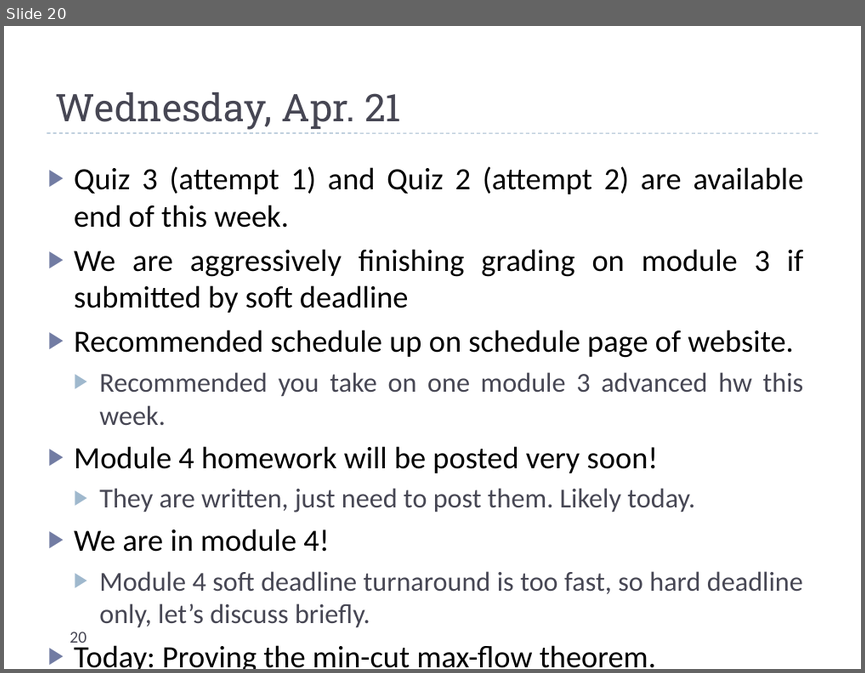
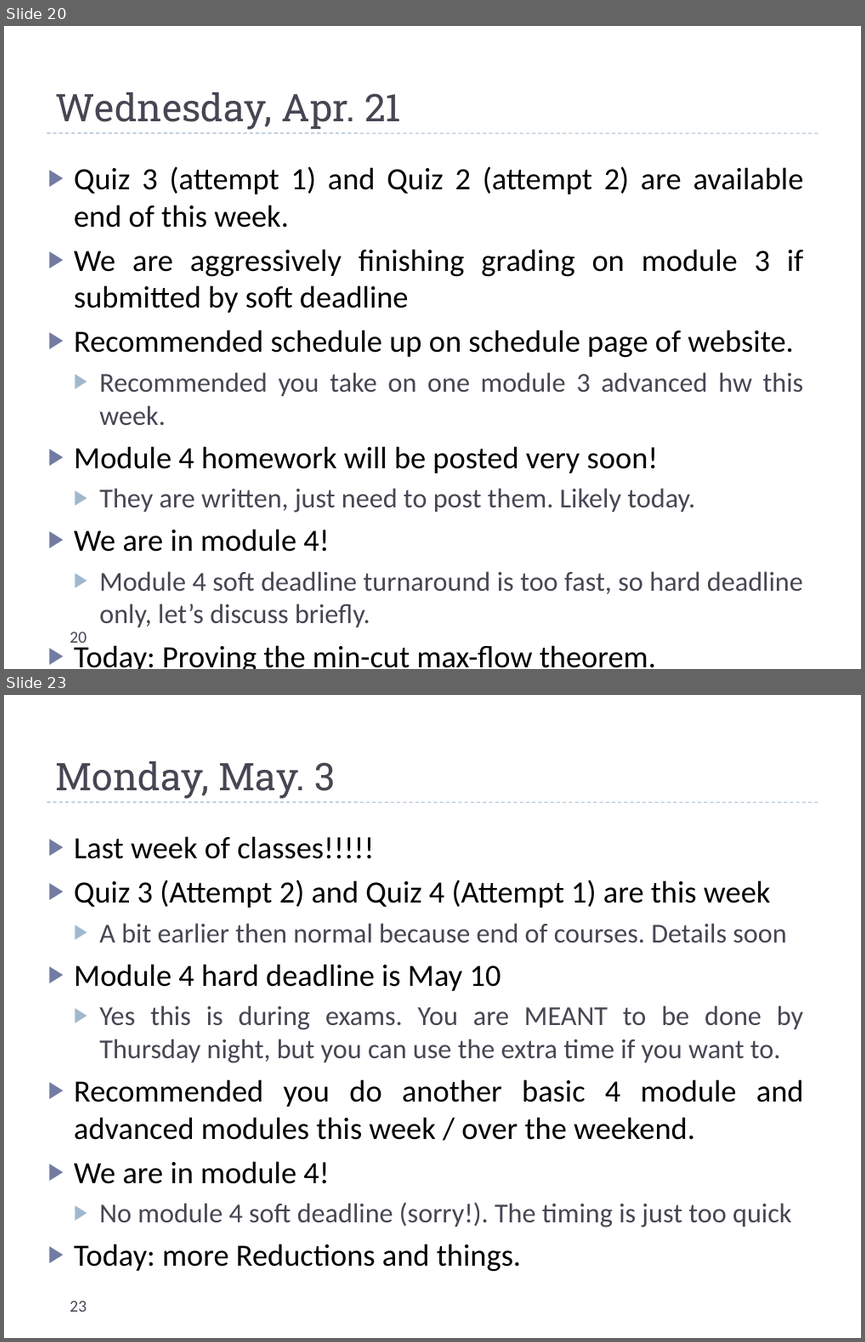
Before and after one commit to uva-cs/cs4102-f21, a slide deck: slides/dailyannouncements_mf.pptx. Shown one above the other, each under a label of ours: slide 20 before the commit, slides 20 and 23 after it; the slides between them are not shown. The pictures are 865x673 and 865x1342 pixels, drawn with LibreOffice and Linux fonts; fonts in the diff are those of the drawing. Boxes give left, top, right and bottom in pixels: in the first picture for what was removed or moved away, otherwise in the second. Text is boxed around its words. In the diff, an @@ line names an element or a change of style, - is before the commit and + after.

```diff
--- a/slides/dailyannouncements_mf.pptx
+++ b/slides/dailyannouncements_mf.pptx
@@ slide 23 added at (x1=4, y1=695, x2=861, y2=1338), background #FFFFFF; not listed: 1 template element that a slide beside it also shows @@
@@ title added at (x1=55, y1=761, x2=336, y2=799), 32 pt, text #464653 @@
+Monday, May. 3
@@ text added at (x1=74, y1=836, x2=804, y2=1271), 26 pt, text #000000 @@
+▶ Last week of classes!!!!!
+▶ Quiz 3 (Attempt 2) and Quiz 4 (Attempt 1) are this week
+  ▶ A bit earlier then normal because end of courses. Details soon
+▶ Module 4 hard deadline is May 10
+  ▶ Yes this is during exams. You are MEANT to be done by Thursday night, but you can use the extra time if you want to.
+▶ Recommended you do another basic 4 module and advanced modules this week / over the weekend.
+▶ We are in module 4!
+  ▶ No module 4 soft deadline (sorry!). The timing is just too quick
+▶ Today: more Reductions and things.
@@ page number added at (x1=69, y1=1300, x2=86, y2=1311), 14 pt, text #464653 @@
+23
```
Also in this commit, not shown: 3 other slides added, 5 other files.
